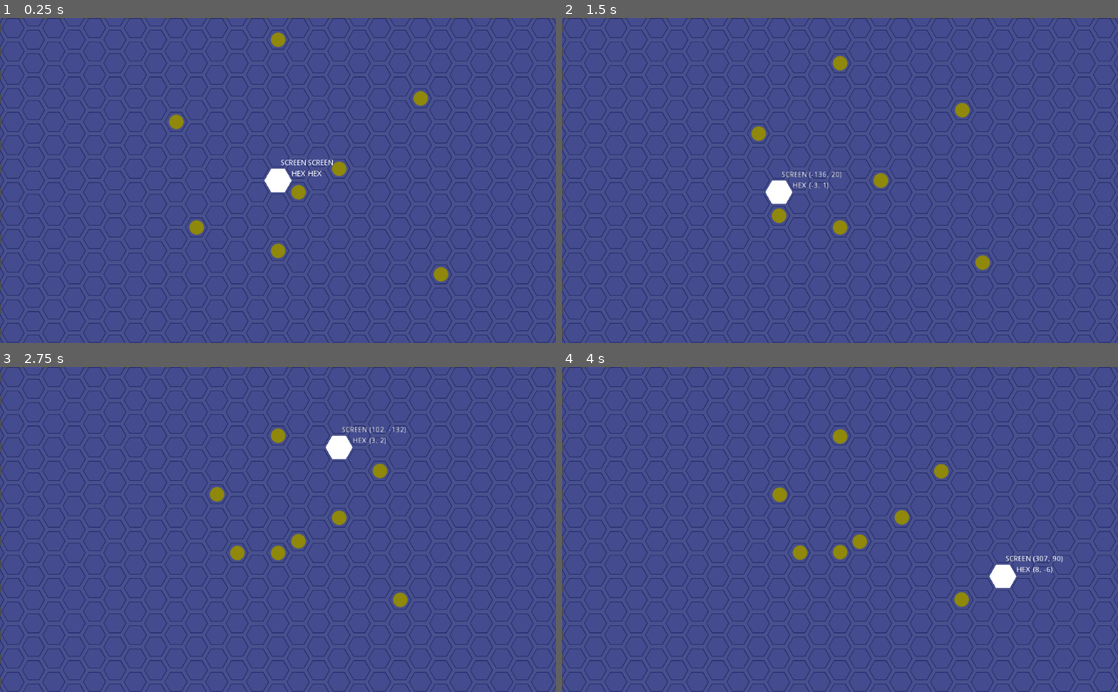
Above: before the commit, frames 1-4 (two rows, left to right).
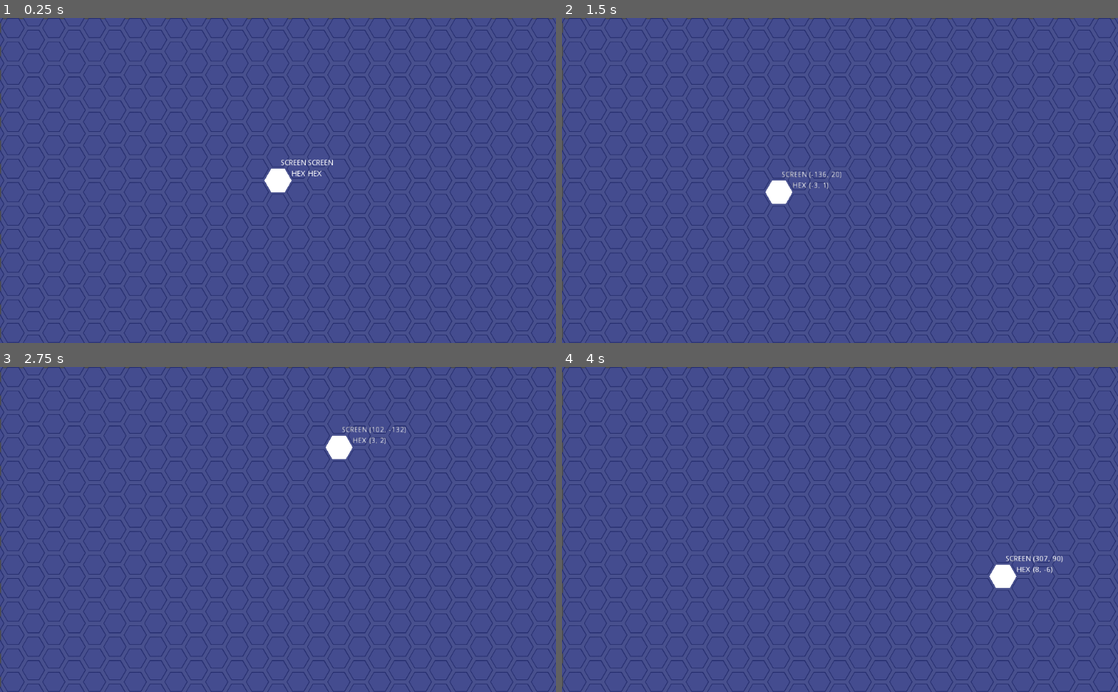
Above: after the commit, the same moments.

Repository: dareludum/ld45
Game: Godot game, scene res://Main.tscn
Two runs of this game, one before a commit and one after it. Both use one fixed random seed, a clock stepped at 60 frames per second and the inputs below.
Inputs (mouse positions are in pixels of both pictures, inside the frame that each line leads up to):
- Up to frame 1 (0.25 s): no input
- Up to frame 2 (1.5 s): tap Enter at 0.5 s; move the mouse to (962, 164) at 0.52 s; click (962, 164) at 0.67 s; tap Space at 0.77 s; drag from (728, 196) to (840, 180) at 1.27 s
- Up to frame 3 (2.75 s): move the mouse to (333, 458) at 2.02 s; click (333, 458) at 2.17 s
- Up to frame 4 (4 s): tap Space at 2.75, 3.77 s; drag from (812, 594) to (673, 480) at 2.77 s; tap Enter at 3.5 s; move the mouse to (1006, 578) at 3.52 s; click (1006, 578) at 3.67 s

The runs differ from the first frame. In frame 1, 0.8% of the frame differs, in the area x 30-81%, y 4-82%; in frame 2, 0.7%; in frame 3, 0.8%, in the area x 37-74%, y 18-74%; in frame 4, 0.8%.
Error after the commit: Invalid set index 'position' (on base: 'Node2D (Source.gd)') with value of type 'Nil'. (res://Main.gd:36)

Commit message:
Add source and mirror

Diff:
--- a/Main.gd
+++ b/Main.gd
@@ -23,7 +23,6 @@
 		for j in range(-20, 20):
 			var cell = preload("res://scenes/Cell.tscn").instance()
 			cell.position = hex_grid.get_hex_center(Vector2(i, j))
-			cell.scale = Vector2(0.33, 0.33)
 			$BackgroundCellHolder.add_child(cell)
 	assert(OK == tick_timer.connect("timeout", self, "_game_tick"))
 	tick_timer.autostart = false
@@ -31,6 +30,16 @@
 	self.add_child(tick_timer)
 
 	# Below is testing code
+
+	var source = preload("res://scenes/Source.tscn").instance()
+	source.hex_position = Vector3(-2, 1, 1)
+	source.position = HexGrid.get_hex_center(source.hex_position)
+	self.add_child(source)
+
+	var mirror = preload("res://scenes/Mirror.tscn").instance()
+	mirror.hex_position = Vector3(0, -1, 1)
+	mirror.position = HexGrid.get_hex_center(mirror.hex_position)
+	self.add_child(mirror)
 
 	var offset01 = HexCell.DIR_NE + HexCell.DIR_SE
 	var b0 = Ball1.instance()
--- a/scenes/Ball1.tscn
+++ b/scenes/Ball1.tscn
@@ -7,6 +7,6 @@
 script = ExtResource( 1 )
 
 [node name="Sprite" type="Sprite" parent="."]
-position = Vector2( 0.262836, -0.0878582 )
+scale = Vector2( 0.5, 0.5 )
 z_index = 1
 texture = ExtResource( 2 )
--- a/scenes/Cell.tscn
+++ b/scenes/Cell.tscn
@@ -3,6 +3,7 @@
 [ext_resource path="res://images/cell1.png" type="Texture" id=1]
 
 [node name="Cell" type="Node2D"]
+scale = Vector2( 0.33, 0.33 )
 
 [node name="Sprite" type="Sprite" parent="."]
 texture = ExtResource( 1 )
--- /dev/null
+++ b/scenes/Mirror.tscn
@@ -0,0 +1,11 @@
+[gd_scene load_steps=3 format=2]
+
+[ext_resource path="res://scripts/Mirror.gd" type="Script" id=1]
+[ext_resource path="res://images/mirror.png" type="Texture" id=2]
+
+[node name="Mirror" type="Node2D"]
+scale = Vector2( 0.33, 0.33 )
+script = ExtResource( 1 )
+
+[node name="Sprite" type="Sprite" parent="."]
+texture = ExtResource( 2 )
--- /dev/null
+++ b/scenes/Source.tscn
@@ -0,0 +1,12 @@
+[gd_scene load_steps=3 format=2]
+
+[ext_resource path="res://scripts/Source.gd" type="Script" id=1]
+[ext_resource path="res://images/source.png" type="Texture" id=2]
+
+[node name="Source" type="Node2D"]
+scale = Vector2( 0.33, 0.33 )
+script = ExtResource( 1 )
+
+[node name="Sprite" type="Sprite" parent="."]
+rotation = 2.0944
+texture = ExtResource( 2 )
--- /dev/null
+++ b/scripts/Mirror.gd
@@ -0,0 +1,9 @@
+extends Node2D
+
+const HexCell = preload("res://HexCell.gd")
+
+var hex_position: Vector3 = Vector3.ZERO
+var hex_direction: Vector3 = HexCell.DIR_SE
+
+func _ready():
+	pass
--- /dev/null
+++ b/scripts/Source.gd
@@ -0,0 +1,9 @@
+extends Node2D
+
+const HexCell = preload("res://HexCell.gd")
+
+var hex_position: Vector3 = Vector3.ZERO
+var hex_rotation: Vector3 = HexCell.DIR_SE
+
+func _ready():
+	pass
Binary file added: images/mirror.png
Not shown, added: images/mirror.png.import
Binary file added: images/source.png
Not shown, added: images/source.png.import
Not shown, changed: images/cell1.kra
Not shown, added: images/cell1.kra~
Not shown, added: images/mirror.kra
Not shown, added: images/source.kra
